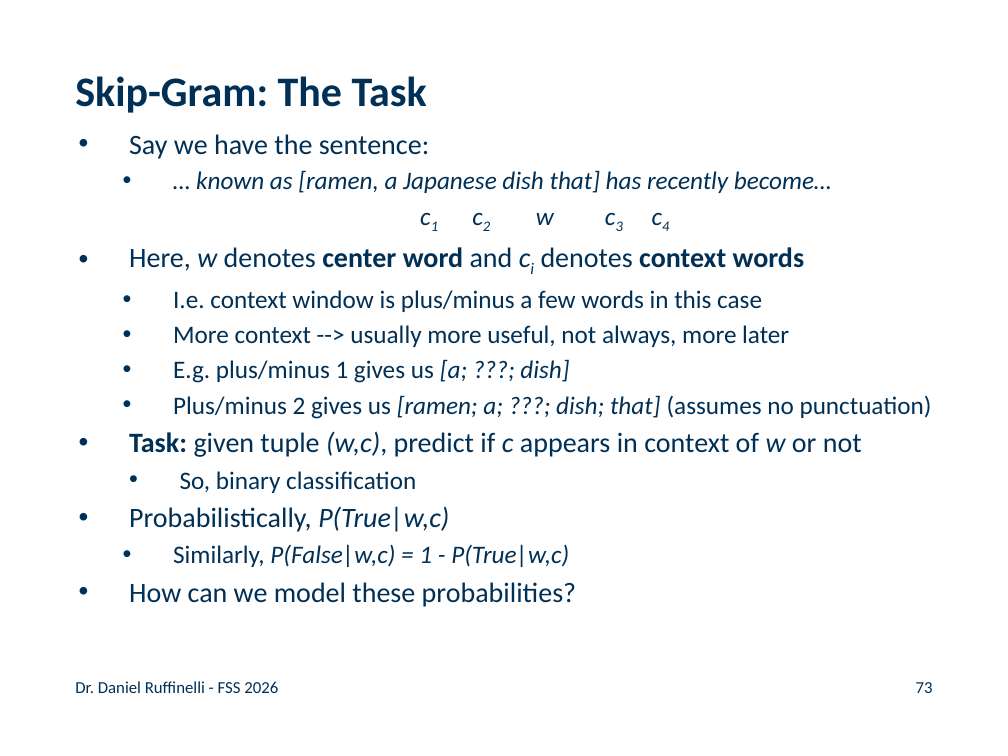
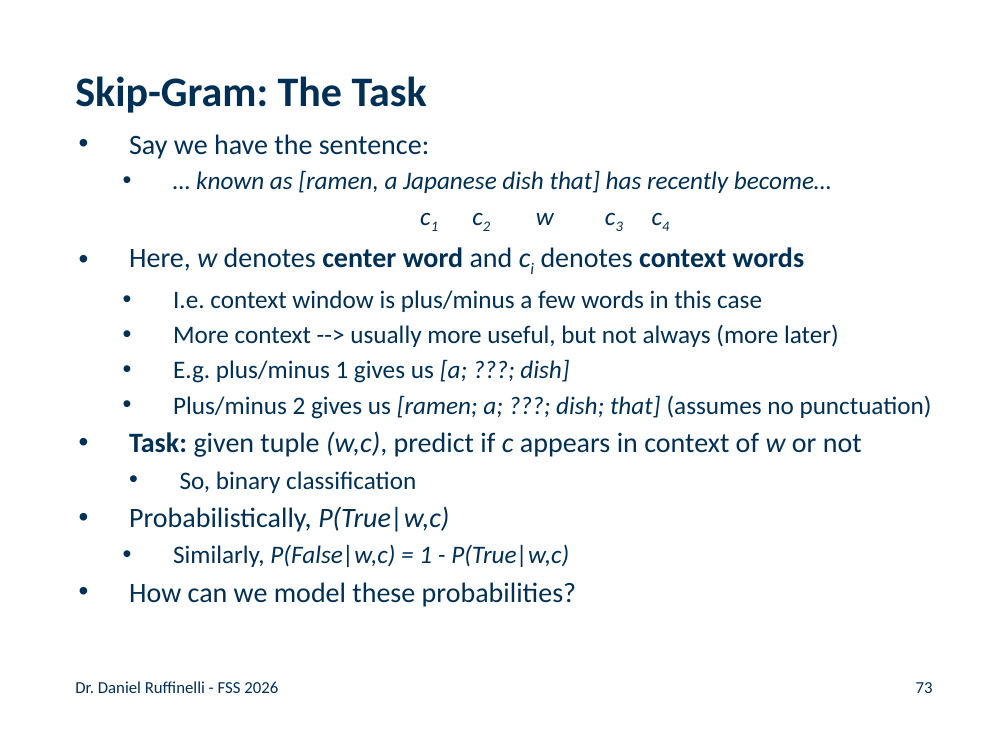
Before and after one commit to rufex2001/teaching_llms, a slide deck: slide 73 of lectures/02_ml_dl_word_embeddings/02_ml_dl_word_embeddings.pptx. Drawn at 1008x756 pixels with LibreOffice and Linux fonts; fonts in the diff are those of the drawing; background and template pictures are left out. Boxes give left, top, right and bottom in pixels: in the first picture for what was removed or moved away, otherwise in the second. Text is boxed around its words. In the diff, an @@ line names an element or a change of style, - is before the commit and + after.

```diff
--- a/lectures/02_ml_dl_word_embeddings/02_ml_dl_word_embeddings.pptx
+++ b/lectures/02_ml_dl_word_embeddings/02_ml_dl_word_embeddings.pptx
@@ text at [173, 324, 839, 347]: text changed @@
-  • More context --> usually more useful, not always, more later
+  • More context --> usually more useful, but not always (more later)
```
Also in this commit, not shown: 6 other slides changed, 3 other files.
